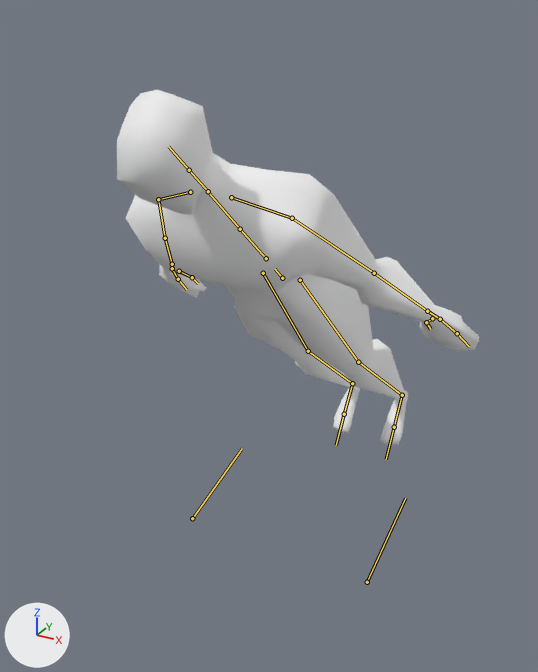
Two versions of the glTF model assets/scoober.glb, one commit apart.
The view is the same before and after, from a 50 mm lens placed at (1.79, -3.11, 3.25), pointed at (-0.08, 0.3, 1.54). Arrows for +X, +Y and +Z are at lower left; the lights stay in place. The bones that bend it are drawn over the model as lines.
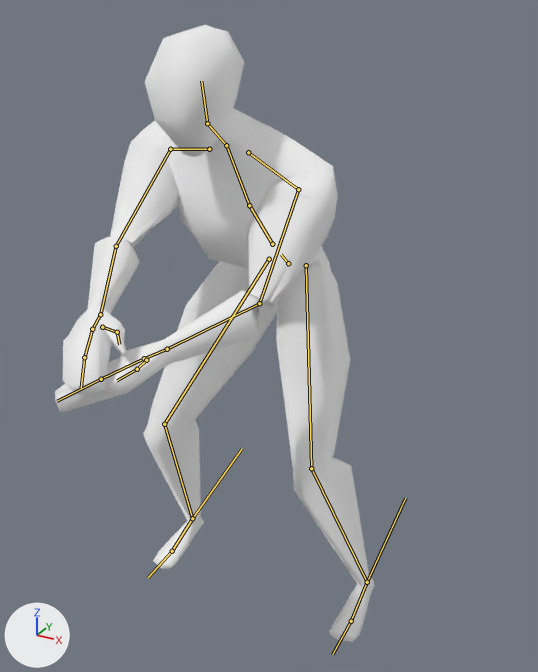
The newer file adds an action. The first version stands in its rest pose; the second is drawn at frame 18 of the action 'Catching'.

Boxes [x1, y1, x2, y2] around the edits, measured in the pictures (538 x 672 px):
'Cube', posed (12% narrower, 73% taller)
    before: [117, 90, 479, 446]
    after: [55, 25, 374, 642]
bone 'Hip', root to tip
    before: (282, 278) to (275, 269)
    after: (288, 263) to (281, 254)
bone 'Spine', root to tip
    before: (266, 258) to (240, 229)
    after: (272, 244) to (249, 205)
bone 'Chest', root to tip
    before: (240, 229) to (209, 193)
    after: (249, 205) to (227, 148)
bone 'Neck', root to tip
    before: (208, 191) to (189, 170)
    after: (226, 145) to (207, 123)
bone 'Head', root to tip
    before: (189, 170) to (168, 146)
    after: (207, 123) to (201, 81)
bone 'Shoulder.L', root to tip
    before: (231, 197) to (292, 218)
    after: (248, 152) to (298, 189)
bone 'UpperArm.L', root to tip
    before: (292, 218) to (374, 273)
    after: (298, 189) to (259, 303)
bone 'LowerArm.L', root to tip
    before: (374, 273) to (427, 311)
    after: (259, 303) to (167, 349)
bone 'Shoulder.R', root to tip
    before: (190, 192) to (158, 199)
    after: (209, 149) to (170, 149)
bone 'UpperArm.R', root to tip
    before: (158, 199) to (165, 238)
    after: (170, 149) to (116, 246)
bone 'LowerArm.R', root to tip
    before: (165, 238) to (172, 264)
    after: (116, 246) to (100, 314)
bone 'Wrist.R', root to tip
    before: (172, 264) to (172, 268)
    after: (100, 314) to (92, 329)
bone 'UpperLeg.L', root to tip
    before: (300, 280) to (358, 362)
    after: (306, 265) to (311, 468)
bone 'LowerLeg.L', root to tip
    before: (358, 362) to (402, 395)
    after: (311, 468) to (367, 582)
bone 'Foot.L', root to tip
    before: (402, 395) to (394, 427)
    after: (367, 582) to (351, 621)
bone 'Toes.L', root to tip
    before: (394, 427) to (386, 459)
    after: (351, 621) to (332, 654)
bone 'UpperLeg.R', root to tip
    before: (263, 273) to (308, 351)
    after: (269, 259) to (164, 424)
bone 'LowerLeg.R', root to tip
    before: (308, 351) to (352, 383)
    after: (164, 424) to (192, 518)
bone 'Foot.R', root to tip
    before: (352, 383) to (344, 414)
    after: (192, 518) to (172, 551)
bone 'Toes.R', root to tip
    before: (344, 414) to (336, 445)
    after: (172, 551) to (148, 577)

What the commit changed:
Bone 'Hip' (bone_hip) moves from (0.0, 0.0, 0.0) to (0.0, -0.01, -0.09).
Bone 'Spine' (bone_spine) turns from (0, 0, 0) to (-7, -1, 1) degrees about its own x, y and z.
Bone 'Chest' (bone_chest) turns from (0, 0, 0) to (-12, 0, 2) degrees about its own x, y and z.
Bone 'Neck' (bone_neck) turns from (0, 0, 0) to (21, 0, 0) degrees about its own x, y and z.
Bone 'Head' (bone_head) turns from (0, 0, 0) to (-41, 0, 0) degrees about its own x, y and z.
Bone 'Shoulder.L' (bone_shoulder_l) turns from (0, 0, 0) to (5, 2, -11) degrees about its own x, y and z.
Bone 'UpperArm.L' (bone_upperarm_l) turns from (0, 0, 0) to (-3, 54, -69) degrees about its own x, y and z.
Bone 'LowerArm.L' (bone_lowerarm_l) turns from (0, 0, 0) to (-17, 151, -51) degrees about its own x, y and z.
Bone 'Shoulder.R' (bone_shoulder_r) turns from (0, 0, 0) to (-7, 3, -16) degrees about its own x, y and z.
Bone 'UpperArm.R' (bone_upperarm_r) turns from (0, 0, 0) to (-18, -44, 89) degrees about its own x, y and z.
Bone 'LowerArm.R' (bone_lowerarm_r) turns from (0, 0, 0) to (48, 69, 83) degrees about its own x, y and z.
Bone 'Wrist.R' (bone_wrist_r) turns from (0, 0, 0) to (1, 1, 11) degrees about its own x, y and z.
Bone 'UpperLeg.L' (bone_upperleg_l) turns from (0, 0, 0) to (78, -18, -1) degrees about its own x, y and z.
Bone 'LowerLeg.L' (bone_lowerleg_l) turns from (0, 0, 0) to (1, 4, 48) degrees about its own x, y and z.
Bone 'Foot.L' (bone_foot_l) turns from (0, 0, 0) to (3, -7, -10) degrees about its own x, y and z.
Bone 'Toes.L' (bone_toes_l) turns from (0, 0, 0) to (21, 0, 0) degrees about its own x, y and z.
Bone 'UpperLeg.R' (bone_upperleg_r) turns from (0, 0, 0) to (78, 18, 1) degrees about its own x, y and z.
Bone 'LowerLeg.R' (bone_lowerleg_r) turns from (0, 0, 0) to (1, -4, -48) degrees about its own x, y and z.
Bone 'Foot.R' (bone_foot_r) turns from (0, 0, 0) to (3, 7, 10) degrees about its own x, y and z.
Bone 'Toes.R' (bone_toes_r) turns from (0, 0, 0) to (21, 0, 0) degrees about its own x, y and z.
